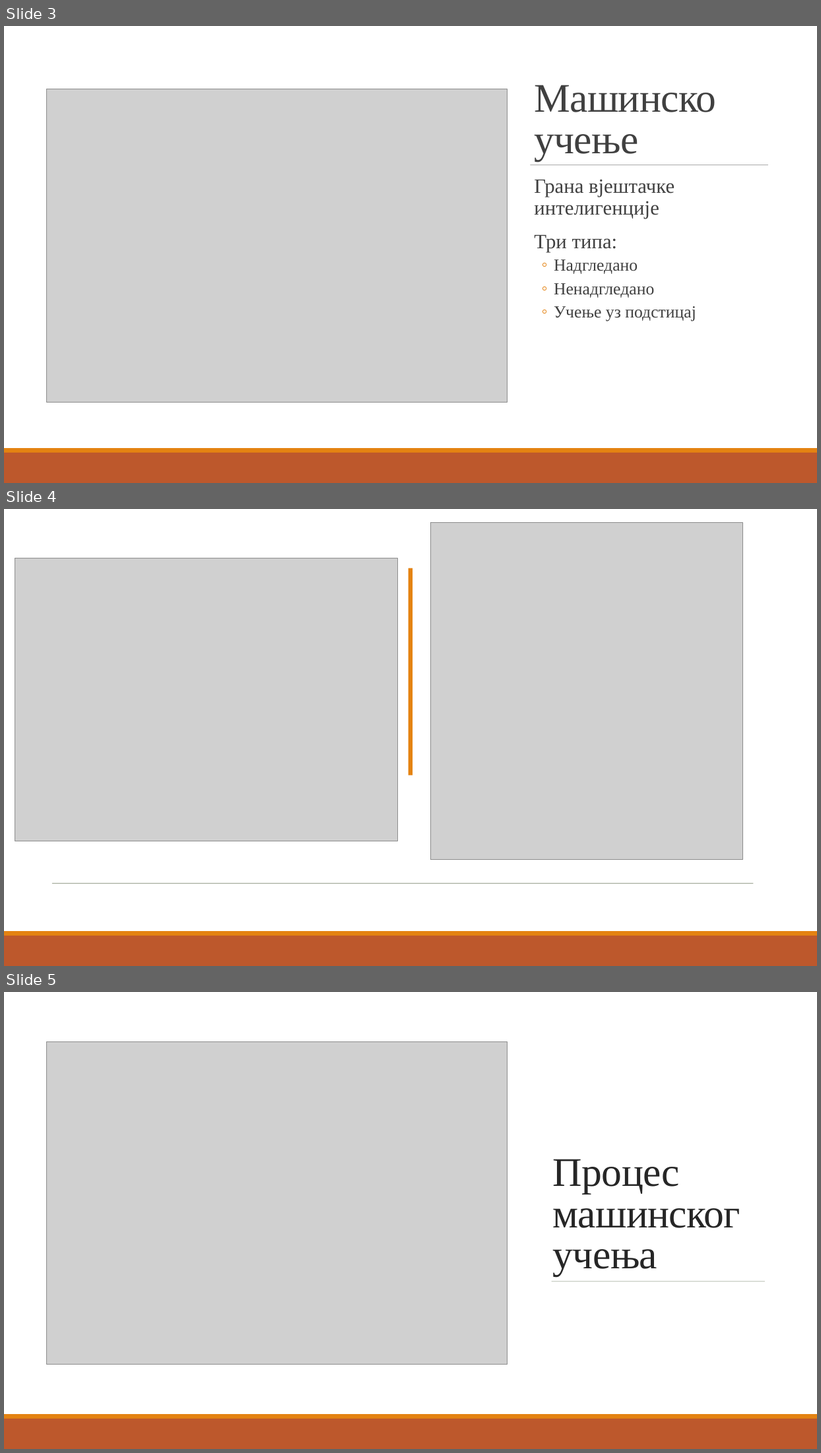
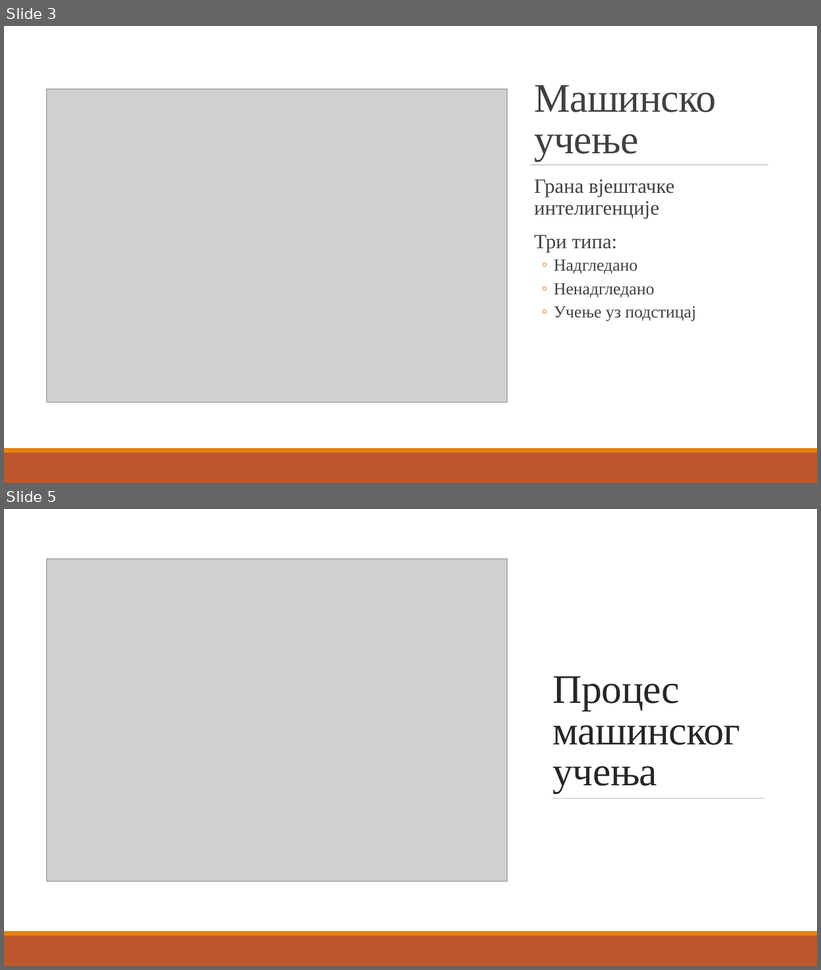
Before and after one commit to ChaosNik/Predicting-the-number-of-people-in-a-room, a slide deck: Presentation/Razvoj rješenja za predviđanje broja osoba u prostoriji.pptx. Shown one above the other, each under a label of ours: slides 3, 4 and 5 before the commit, slides 3 and 5 after it; the slides between them are not shown. The pictures are 821x1453 and 821x970 pixels, drawn with LibreOffice and Linux fonts; fonts in the diff are those of the drawing; grey boxes stand for pictures. Boxes give left, top, right and bottom in pixels: in the first picture for what was removed or moved away, otherwise in the second. Text is boxed around its words. In the diff, an @@ line names an element or a change of style, - is before the commit and + after.

```diff
--- a/Presentation/Razvoj rješenja za predviđanje broja osoba u prostoriji.pptx
+++ b/Presentation/Razvoj rješenja za predviđanje broja osoba u prostoriji.pptx
@@ slide 4 removed at [4, 509, 817, 966], background #FFFFFF @@
@@ rectangle removed at [4, 509, 817, 931] @@
@@ picture removed at [431, 523, 743, 860] @@
@@ picture removed at [15, 558, 397, 841] @@
@@ rectangle removed at [409, 568, 413, 776] @@
@@ line removed from (52, 883) to (754, 883) @@
@@ rectangle removed at [4, 931, 817, 936] @@
@@ rectangle removed at [4, 936, 817, 966] @@
```
Also in this commit, not shown: 1 slide changed, 1 slide added, 1 other file.
